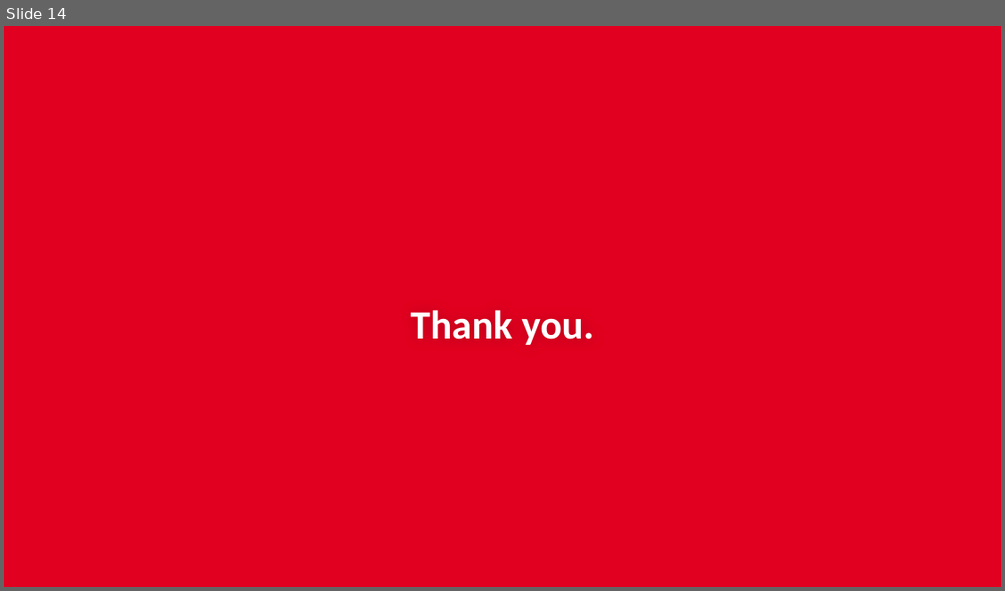
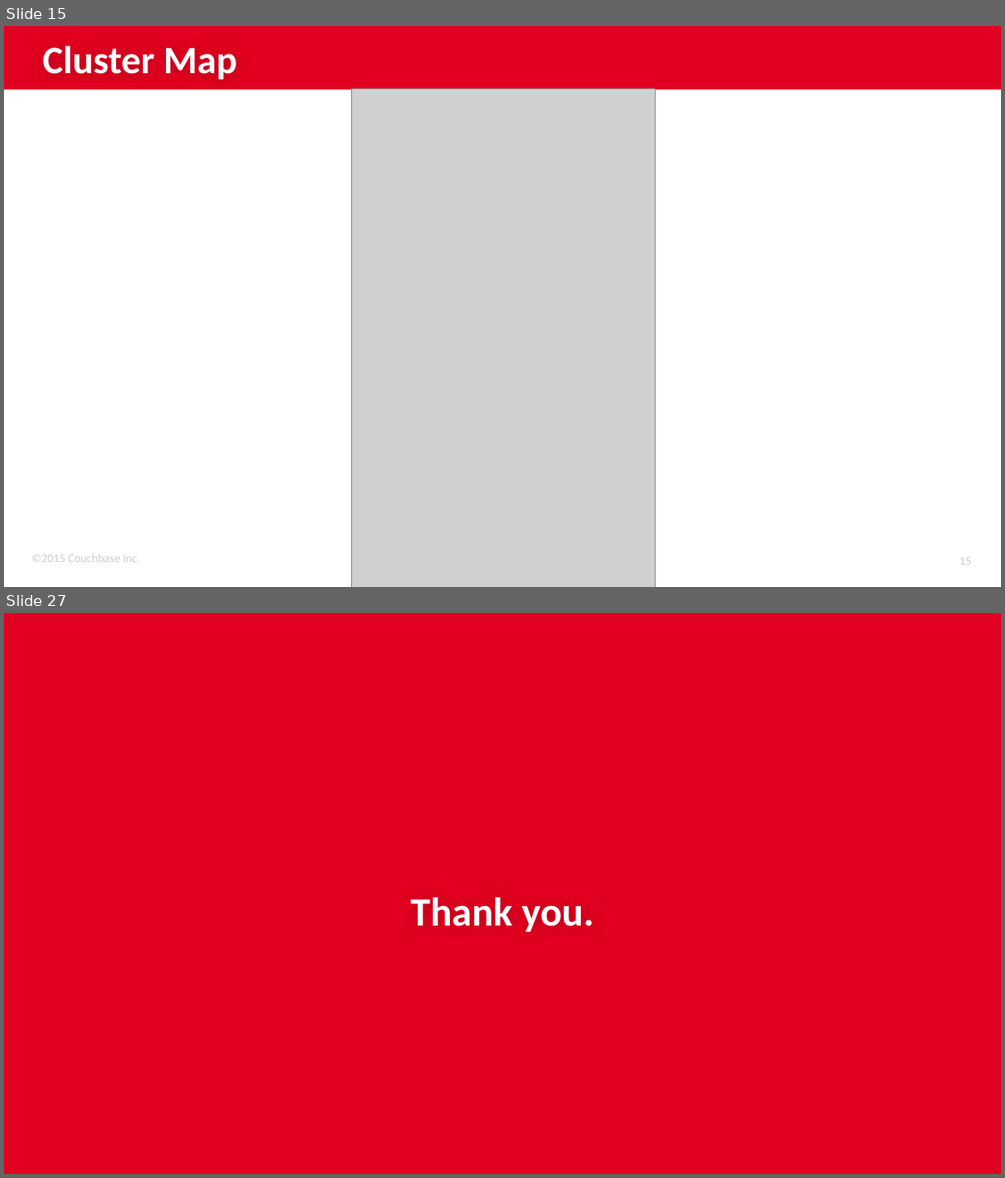
Before and after one commit to subalakr/workshop, a slide deck: server/presentations/Lec-01_Architectural_Overview.pptx. Shown one above the other, each under a label of ours: slide 14 before the commit, slides 15 and 27 after it; the slides between them are not shown. The pictures are 1005x591 and 1005x1178 pixels, drawn with LibreOffice and Linux fonts; fonts in the diff are those of the drawing; grey boxes stand for pictures; background and template pictures are left out. Boxes give left, top, right and bottom in pixels: in the first picture for what was removed or moved away, otherwise in the second. Text is boxed around its words. In the diff, an @@ line names an element or a change of style, - is before the commit and + after.

```diff
--- a/server/presentations/Lec-01_Architectural_Overview.pptx
+++ b/server/presentations/Lec-01_Architectural_Overview.pptx
@@ slide 15 added at (4,26,1001,587), background #FFFFFF @@
@@ rectangle added at (4,26,1001,90), fill #E1001F @@
@@ title added at (42,46,237,79), 28 pt, text #FFFFFF, bold @@
+Cluster Map
@@ picture added at (351,89,655,587) @@
@@ text added at (32,555,140,562), 8.5 pt, text #CCCCCC @@
+©2015 Couchbase Inc.
@@ page number added at (959,557,971,564), 8.5 pt, text #CCCCCC @@
+15
@@ what was slide 14 is now slide 27 @@
```
Also in this commit, not shown: 25 other slides added, 14 slides removed, 2 other files.
